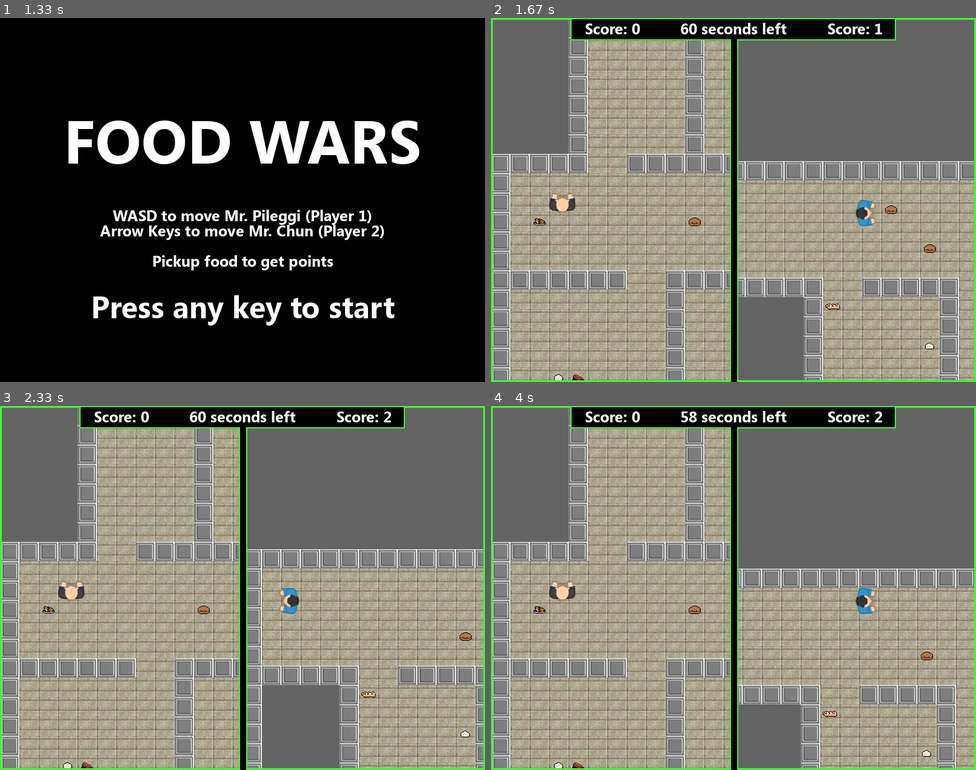
Above: before the commit, frames 1-4 (two rows, left to right).
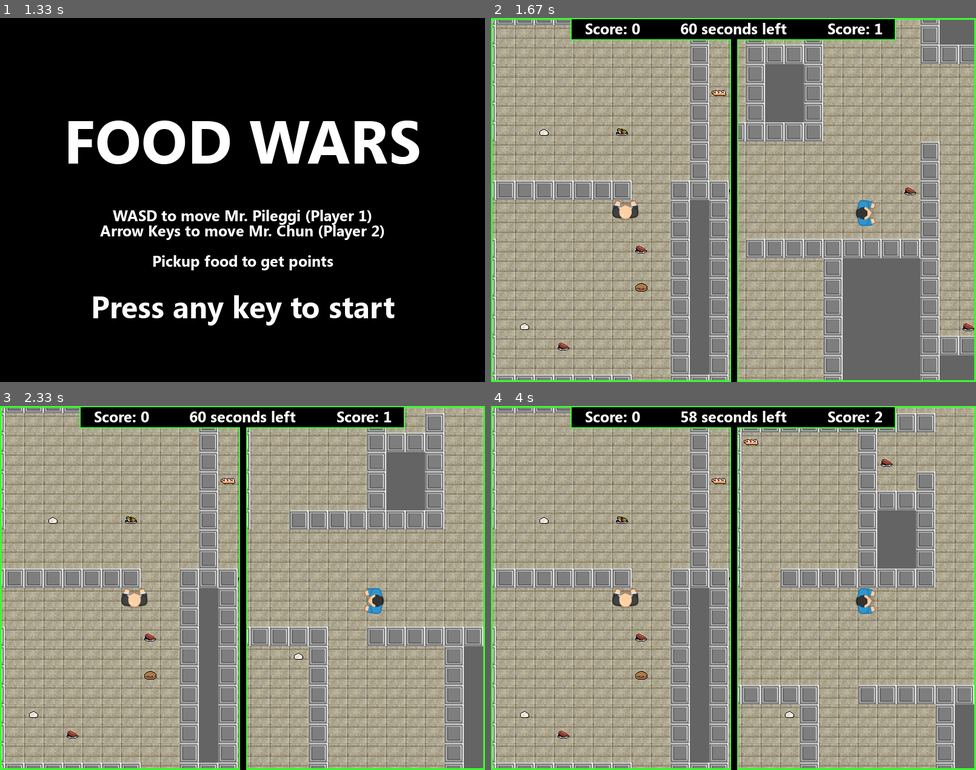
Above: after the commit, the same moments.

Repository: bly852/food-wars
Game: pygame game, started from game.py
The game is run twice, just before and just after one commit, with the same random seed, the same clock (stepped at 60 frames per second) and the same inputs.
Inputs:
- Up to frame 1 (1.33 s): no input
- Up to frame 2 (1.67 s): hold Right from 1.33 s (still down)
- Up to frame 3 (2.33 s): release Right at 1.8 s; hold Left from 1.83 s (still down)
- Up to frame 4 (4 s): release Left at 2.37 s; hold Down 2.4-2.7 s; hold Left 2.73-3.13 s; hold Up 3.17-3.53 s; hold Right from 3.57 s (still down)

Frame 1 is identical in both runs. In frame 2, 62% of the frame differs, in the area x 0-100%, y 0-100%; in frame 3, 62%; in frame 4, 56%.

Commit message:
Players spawn in a random spot every game

Diff:
--- a/game.py
+++ b/game.py
@@ -129,15 +129,19 @@
             Food(self, random.randint(0, self.map.tileWidth),
                  random.randint(0, self.map.tileHeight))
 
-        # generates player sprites
-        for row, tiles in enumerate(self.map.data):
-            for col, tile in enumerate(tiles):
-                if tile == "1":
-                    Floor(self, col, row)
-                    self.player1 = Player(self, col, row, 1)
-                elif tile == "2":
-                    Floor(self, col, row)
-                    self.player2 = Player(self, col, row, 2)
+        # spawns players at a random spot on the map
+        while len(self.players) < 2:
+            for row, tiles in enumerate(self.map.data):
+                 for col, tile in enumerate(tiles):
+                     if tile == '.':
+                         if len(self.players) == 2:
+                             break
+                         elif len(self.players) < 1:
+                             if random.randint(spawn_chance, 10000) == 1:
+                                 self.player1 = Player(self, col, row, 1)
+                         else:
+                             if random.randint(spawn_chance, 10000) == 2:
+                                 self.player2 = Player(self, col, row, 2)
 
     def run(self):
         """
--- a/maps/tdss.txt
+++ b/maps/tdss.txt
@@ -8,7 +8,7 @@
 XXXXX..XXXXXXX..X..XXXX..XXXXXXXXXXX..XXXX..XXXX..XXXX..XXXX..XXXX..XXXXXXXXXXXXXXXAAAAAX..XXXXX..X...................XAAAAAAA
 X.................................................................................XAAAAAX....X....X...................XAAAAAAA
 X.................................................................................XAAAAAX....X....X...................XAAAAAAA
-X...1.............................................................................XXXXXXXXX..X..XXXXXXXXXXXXX.........XAAAAAAA
+X.................................................................................XXXXXXXXX..X..XXXXXXXXXXXXX.........XAAAAAAA
 X...........................................................................................................X.........XAAAAAAA
 X.....................................................................................................................XAAAAAAA
 XXXXXXX..XXXXXXX..X..XXXXXXXXXXXX.....XXXXXXXXX..XX..XXXXXXXXXXXXXXXXXXXXXX...........................................XAAAAAAA
@@ -60,7 +60,7 @@
 XXXXXXXXXXXXXXXXXXXXXXX..XXXXXXXX.............................................................................XAAAAAAAAAAAAAAA
 X.....................................X..XXX..XXXX..XXXX..XXXX..XXXX..XXXXXXXXXXXXXX..X..XXXXXXXXXXXXX..X..XXXXXXAAAAAAAAAAAAA
 X.....................................X....X.....X.....X.....X.....X......XAAAAAX.....X.........X.......X.......XAAAAAAAAAAAAA
-X...2.................................X....X.....X.....X.....X.....X......XAAAAAX.....X.........X.......X.......XAAAAAAAAAAAAA
+X.....................................X....X.....X.....X.....X.....X......XAAAAAX.....X.........X.......X.......XAAAAAAAAAAAAA
 X.....................................X....X.....X.....X.....X.....X......XAAAAAX.....X.........X.......X.......XAAAAAAAAAAAAA
 X.....................................X....X.....X.....X.....X.....X......XAAAAAX.....X.........X.......X.......XAAAAAAAAAAAAA
 XXXXXX..XXXXX..XXXXX..XXXXX..XXXXXXXXXX....X.....X.....X.....X.....X......XAAAAAX.....X.........X.......X.......XAAAAAAAAAAAAA
--- a/settings.py
+++ b/settings.py
@@ -36,6 +36,7 @@
 
 # player settings
 player_speed = 500
+spawn_chance = 1 # percentage chance of player spawn on a tile sprite
 
 
 # folders | loads the paths to the game folders
--- a/sprites.py
+++ b/sprites.py
@@ -160,11 +160,11 @@
                 # different joystick settings for Xbox controllers
                 if joystick.get_name() == 'Xbox Wireless Controller' or 'Controller (Xbox One For Windows)':
                 # checks for axis movement and changes velX and velY
-                    if round(joystick.get_axis(4)) != 0 or round(joystick.get_axis(3)) != 0:
-                        self.velX += joystick.get_axis(4) * player_speed
+                    if round(joystick.get_axis(2)) != 0 or round(joystick.get_axis(3)) != 0:
+                        self.velX += joystick.get_axis(2) * player_speed
                         self.velY += joystick.get_axis(3) * player_speed
                 else:
-                    if round(joystick.get_axis(1)) != 0 or round(joystick.get_axis(0)) != 0:
+                    if round(joystick.get_axis(2)) != 0 or round(joystick.get_axis(3)) != 0:
                         self.velX += joystick.get_axis(2) * player_speed
                         self.velY -= joystick.get_axis(3) * player_speed
 
